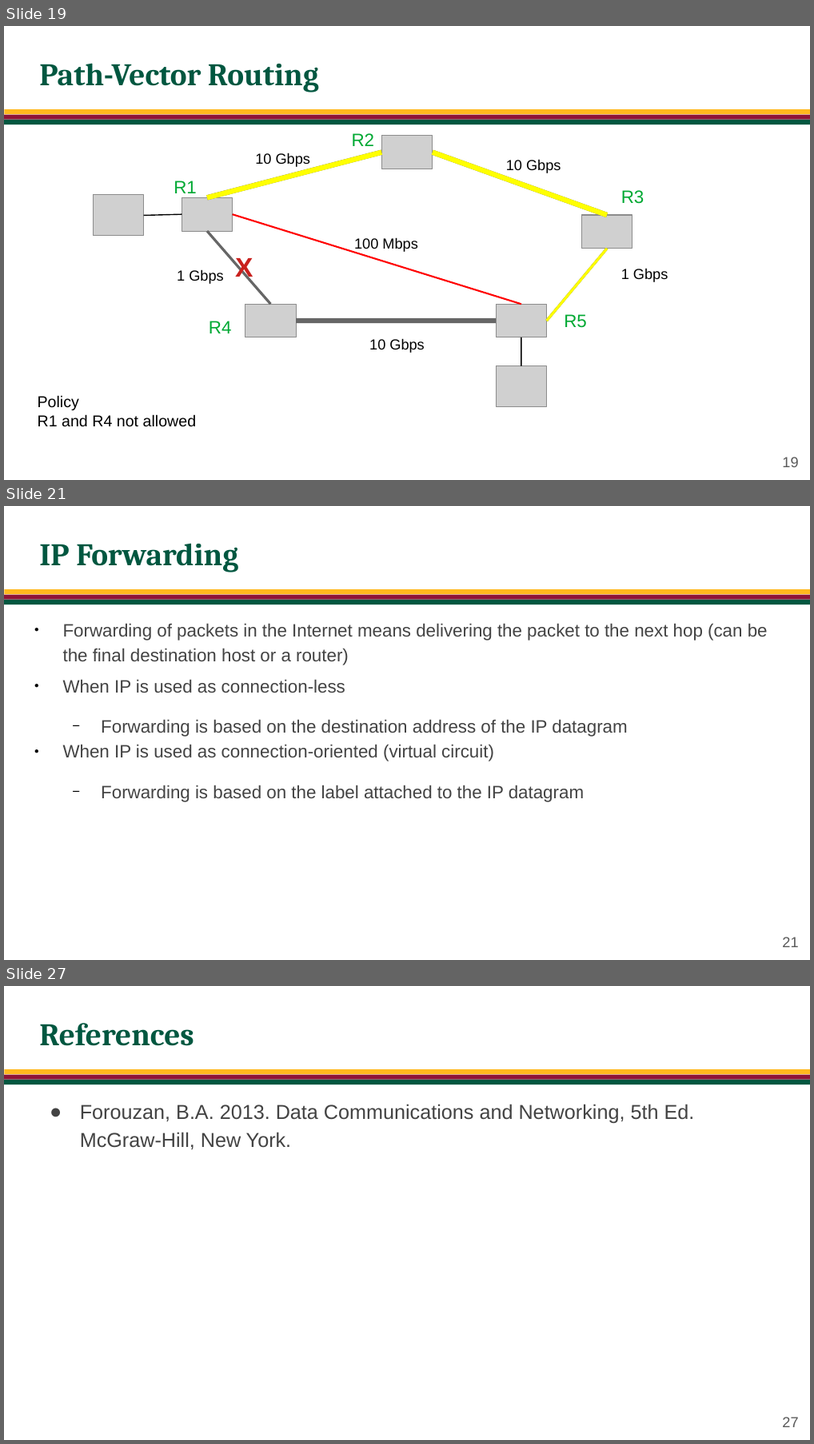
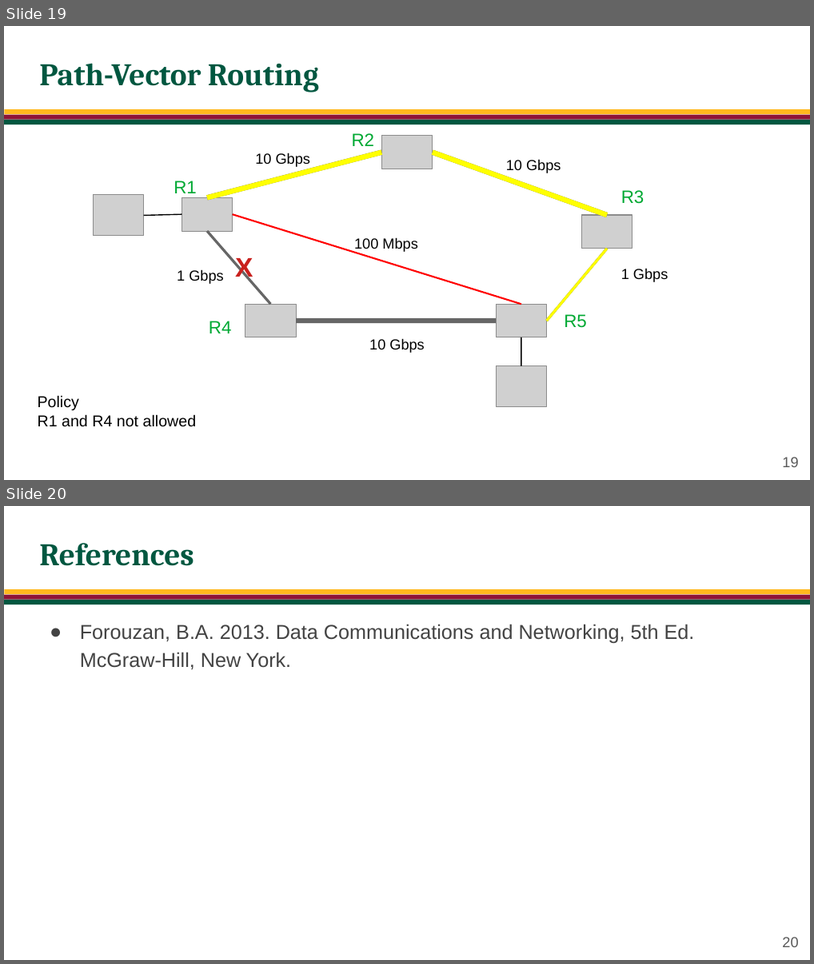
Before and after one commit to jachermocilla/extra-course-materials, a slide deck: cmsc137/slides-rsm/CMSC 137 - 21 - Routing.odp. Shown one above the other, each under a label of ours: slides 19, 21 and 27 before the commit, slides 19 and 20 after it; the slides between them are not shown. The pictures are 814x1444 and 814x964 pixels, drawn with LibreOffice and Linux fonts; fonts in the diff are those of the drawing; grey boxes stand for pictures; background and template pictures are left out. Boxes give left, top, right and bottom in pixels: in the first picture for what was removed or moved away, otherwise in the second. Text is boxed around its words. In the diff, an @@ line names an element or a change of style, - is before the commit and + after.

```diff
--- a/cmsc137/slides-rsm/CMSC 137 - 21 - Routing.odp
+++ b/cmsc137/slides-rsm/CMSC 137 - 21 - Routing.odp
@@ slide 21 removed at [4, 506, 810, 960], background #FFFFFF; not listed: 3 template elements that a slide beside it also shows @@
@@ title removed at [39, 543, 238, 572] @@
-IP Forwarding
@@ text removed at [63, 623, 768, 802] @@
-● Forwarding of packets in the Internet means delivering the packet to the next hop (can be the final destination host or a router)
-● When IP is used as connection-less
-  − Forwarding is based on the destination address of the IP datagram
-● When IP is used as connection-oriented (virtual circuit)
-  − Forwarding is based on the label attached to the IP datagram
@@ page number removed at [782, 936, 798, 947] @@
-21
@@ what was slide 27 is now slide 20 @@
@@ page number at [782, 936, 798, 947]: text changed @@
-27
+20
```
Also in this commit, not shown: 1 slide changed, 6 other slides removed, 38 other files.
